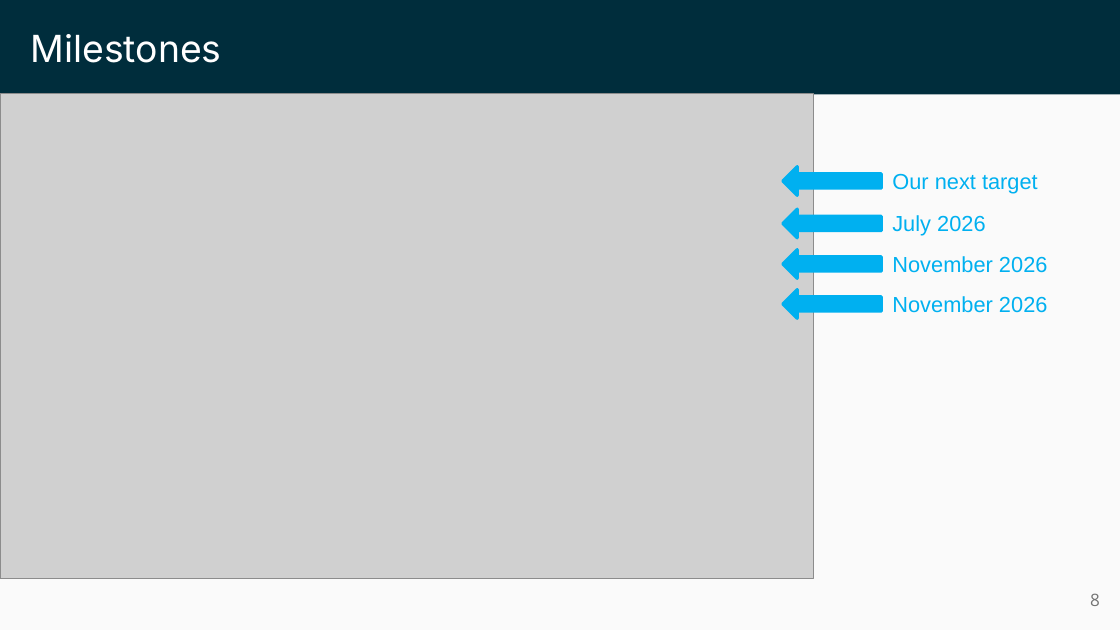
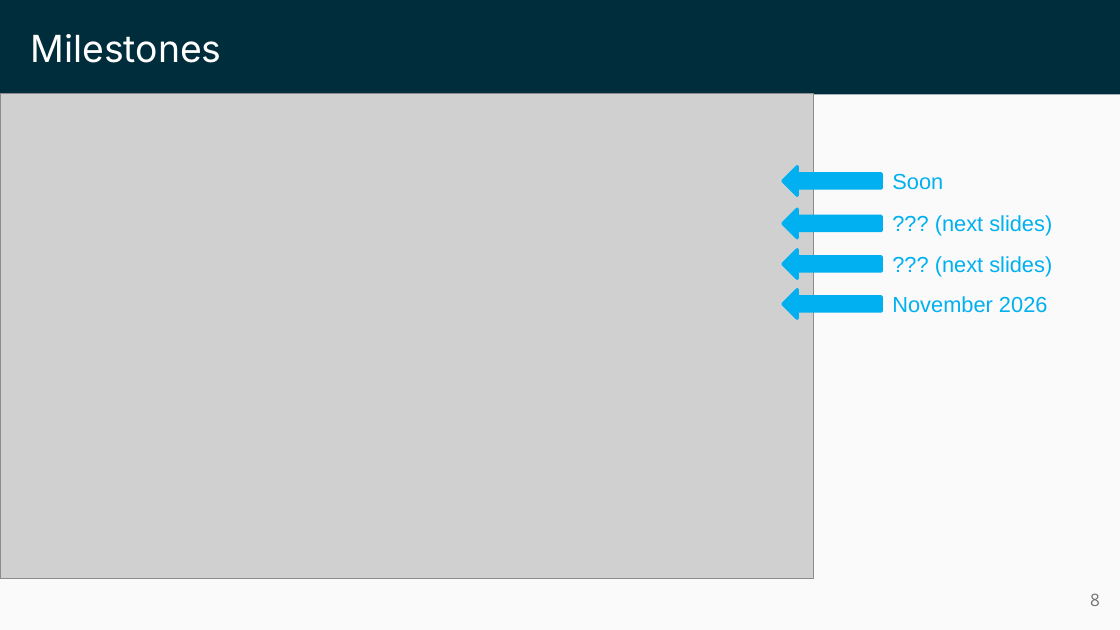
Before and after one commit to ietf-wg-nmop/IETF-Meetings, a slide deck: slide 8 of 126/slides/slides-126-nmop-chair-slides-session1.pptx. Drawn at 1120x630 pixels with LibreOffice and Linux fonts; fonts in the diff are those of the drawing; grey boxes stand for pictures. Boxes give left, top, right and bottom in pixels: in the first picture for what was removed or moved away, otherwise in the second. Text is boxed around its words. In the diff, an @@ line names an element or a change of style, - is before the commit and + after.

```diff
--- a/126/slides/slides-126-nmop-chair-slides-session1.pptx
+++ b/126/slides/slides-126-nmop-chair-slides-session1.pptx
@@ text at (892, 173, 943, 190): text changed @@
-Our next target
+Soon
@@ text at (935, 215, 1052, 236): text changed @@
-July 2026
+??? (next slides)
@@ text at (935, 256, 1052, 277): text changed @@
-November 2026
+??? (next slides)
```
Also in this commit, not shown: 2 other slides changed, 4 slides added, 1 slide removed.
